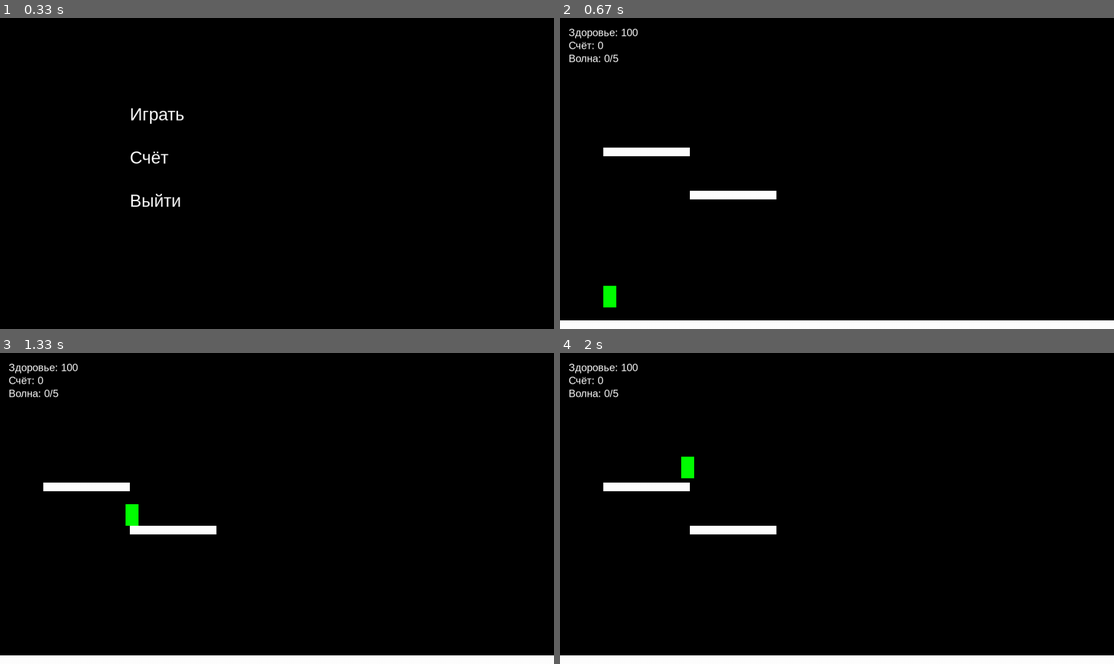
Above: before the commit, frames 1-4 (two rows, left to right).
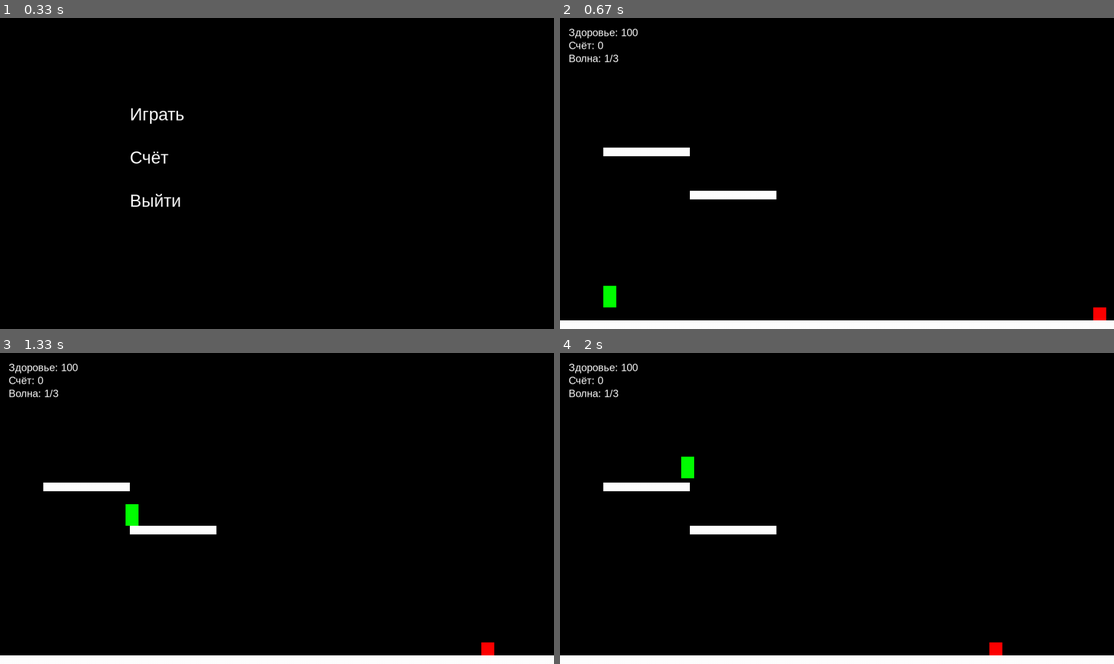
Above: after the commit, the same moments.

Repository: asidjasodpi/IP-PyGame
Game: pygame game, started from main.py
Two runs of this game, one before a commit and one after it. Both use one fixed random seed, a clock stepped at 60 frames per second and the inputs below.
Inputs (mouse positions are in pixels of both pictures, inside the frame that each line leads up to):
- Up to frame 1 (0.33 s): no input
- Up to frame 2 (0.67 s): click "Играть" at 0.38 s
- Up to frame 3 (1.33 s): hold Right 0.67-1.13 s; move the mouse to (254, 520) at 0.7 s; hold Right from 1.17 s (still down); tap Space at 1.23 s
- Up to frame 4 (2 s): tap Space at 1.53, 1.73 s; release Right at 1.63 s; hold Left from 1.67 s (still down)

Frame 1 is identical in both runs. In frame 2, 0.1% of the frame differs, in the area x 8-99%, y 11-98%; in frame 3, 0.1%; in frame 4, 0.1%.

Commit message:
Add files via upload
Скрипт врагов обновлён

Diff:
--- a/enemy.py
+++ b/enemy.py
@@ -4,25 +4,28 @@
 class Enemy(pygame.sprite.Sprite):
     def __init__(self, x, y):
         super().__init__()
-        self.image = pygame.Surface((30,30))
+        self.image = pygame.Surface((30, 30))
         self.image.fill(R)
         self.rect = self.image.get_rect()
         self.rect.x = x
         self.rect.y = y
         self.speed = ENEMY_SPEED
+        self.direction = -1  # Движение влево
 
     def update(self):
-        self.rect.x -= self.speed
+        self.rect.x += self.speed * self.direction
+        if self.rect.right < 0 or self.rect.left > WIDTH:
+            self.kill()  # Удаляем врагов за экраном
 
 class WaveSystem:
     def __init__(self):
         self.wave = 0
-        self.max_waves = 5
+        self.max_waves = 3
         self.enemies = pygame.sprite.Group()
         self.last_wave_time = 0
 
     def spawn_wave(self):
-        if pygame.time.get_ticks() - self.last_wave_time > WAVE_DELAY:
+        if pygame.time.get_ticks() - self.last_wave_time > WAVE_DELAY or self.wave == 0:
             self.wave += 1
             for i in range(3 + self.wave * 2):
                 enemy = Enemy(WIDTH, HEIGHT - 50)
@@ -34,4 +37,5 @@
             self.spawn_wave()
         elif len(self.enemies) == 0:
             return "win"
+        self.enemies.update()
         return "game"
